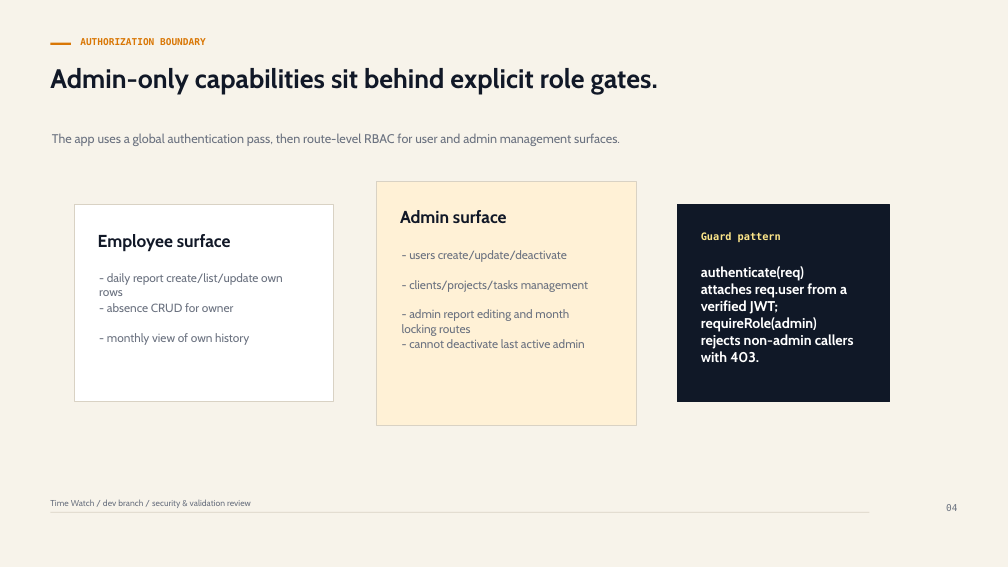
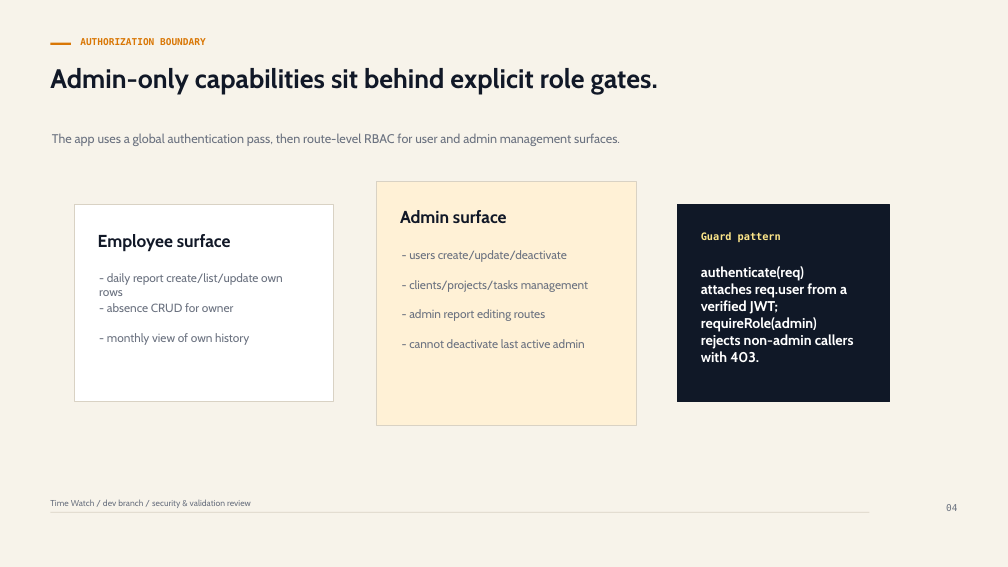
Before and after one commit to AI-development-bootcamp-2/time-watch, a slide deck: slide 4 of time-watch-security-and-validation-overview.pptx. Drawn at 1008x567 pixels with LibreOffice and Linux fonts; fonts in the diff are those of the drawing. Boxes give left, top, right and bottom in pixels: in the first picture for what was removed or moved away, otherwise in the second. Text is boxed around its words. In the diff, an @@ line names an element or a change of style, - is before the commit and + after.

```diff
--- a/time-watch-security-and-validation-overview.pptx
+++ b/time-watch-security-and-validation-overview.pptx
@@ text at <box>409,309,545,321</box>: text changed @@
-- admin report editing and month locking routes
+- admin report editing routes
```
Also in this commit, not shown: 3 other slides changed.
